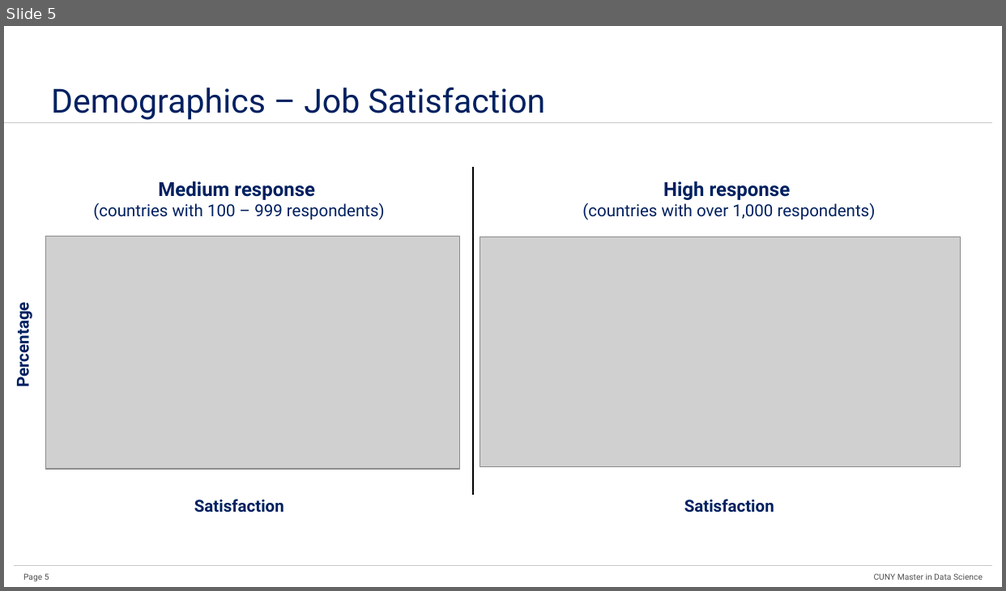
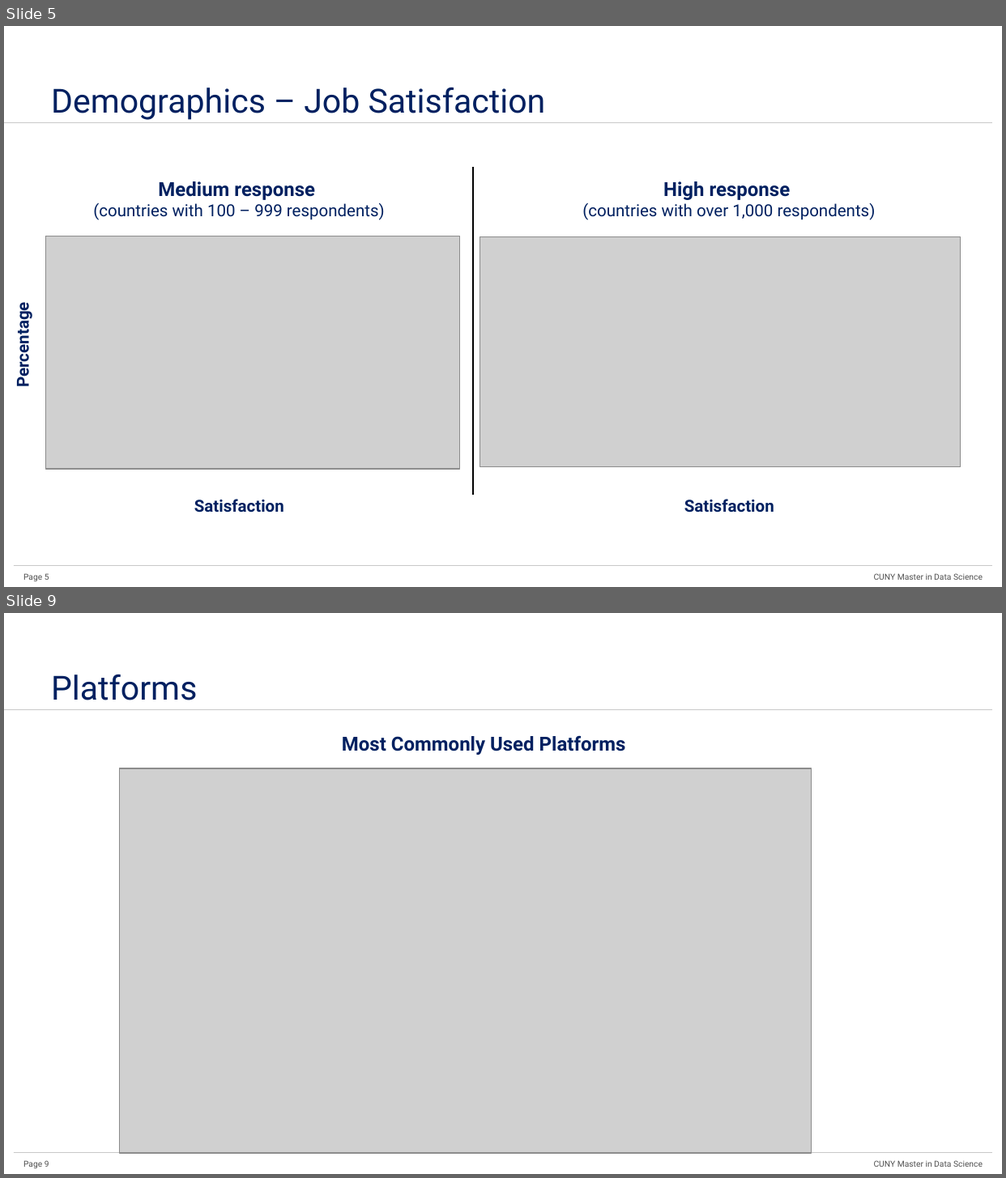
Before and after one commit to hillt5/Project-3-DATA-607, a slide deck: 04Presentation/Data607_Project3_Data_Science_Skills.pptx. Shown one above the other, each under a label of ours: slide 5 before the commit, slides 5 and 9 after it; the slides between them are not shown. The pictures are 1006x591 and 1006x1178 pixels, drawn with LibreOffice and Linux fonts; fonts in the diff are those of the drawing; grey boxes stand for pictures. Boxes give left, top, right and bottom in pixels: in the first picture for what was removed or moved away, otherwise in the second. Text is boxed around its words. In the diff, an @@ line names an element or a change of style, - is before the commit and + after.

```diff
--- a/04Presentation/Data607_Project3_Data_Science_Skills.pptx
+++ b/04Presentation/Data607_Project3_Data_Science_Skills.pptx
@@ slide 9 added at (4,613,1002,1174), background #FFFFFF; not listed: 4 template elements that a slide beside it also shows @@
@@ title added at (51,674,197,700), 24 pt, text #002060 @@
+Platforms
@@ text added at (342,735,626,755), 14 pt, text #002060, bold @@
+Most Commonly Used Platforms
@@ picture added at (120,769,812,1153) @@
```
Also in this commit, not shown: 2 slides changed, 3 other slides added, 3 slides removed.
